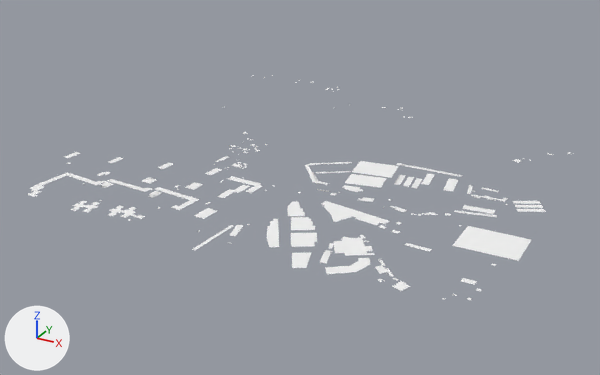
Renders of the glTF model MapData/meshes/bld_roof_2_3.glb from each side of a commit.
Both versions are drawn from a camera (50 mm lens) standing at (1316.0, -99.0, 803.0) and looking at (482.0, 1417.0, 45.0). Arrows for +X, +Y and +Z are at lower left; the lights stay in place. The picture after the commit comes second.

Names of what the first picture shows: 'geometry_0'.
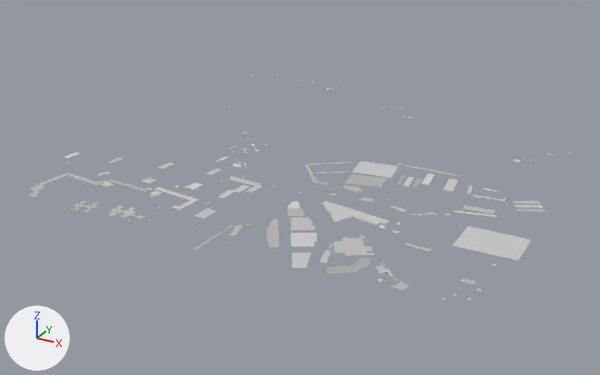
Changed parts and their boxes [x1, y1, x2, y2] in the pictures (600 x 375 px; the box of a moved part takes in the faces that stretch with it):
'geometry_0', recoloured, reshaped: [27, 75, 570, 300] in both
part 1 of me_geometry_0, rebuilt: before [142, 178, 157, 184]; after [142, 178, 156, 183]
part 2 of me_geometry_0, moved or reshaped: [64, 152, 80, 158] in both
part 3 of me_geometry_0, moved or reshaped: before [242, 144, 546, 212]; after [242, 144, 545, 212]
part 4 of me_geometry_0, moved or reshaped: before [320, 230, 432, 276]; after [320, 230, 431, 276]
part 5 of me_geometry_0, moved or reshaped: before [121, 207, 141, 219]; after [121, 207, 140, 218]

What changed in the scene script:
```text
Change mat_bld_roof:
    where n0 = _N.new('ShaderNodeBsdfPrincipled'); n0.name = 'Principled BSDF'
    remove n0.inputs[0].default_value = (1.0, 1.0, 1.0, 1.0)  # 'Base Color', white #ffffff
    add n2 = _N.new('ShaderNodeVertexColor'); n2.name = 'Color Attribute'
    add _L.new(n2.outputs[0], n0.inputs[0])  # 'Color' to 'Base Color'
Change me_geometry_0:
    used by ob_geometry_0; location = (0.0, 0.0, 0.0)
    verts and faces of me_geometry_0; kept vertices keep their numbers, new ones are numbered from 982
    before: 0 (82.0, 1115.0, 145.0) at pixel (67, 158), 1 (85.0, 1150.0, 145.0) at pixel (80, 153), 2 (71.0, 1152.0, 145.0) at pixel (76, 151), 3 (67.0, 1116.0, 145.0) at pixel (63, 156)
    remove me_geometry_0.from_pydata(...)  # 982 vertices, 616 faces; spans x 14.0..1034.0, y 964.0..1993.0, z 98.0..146.0
    add me_geometry_0.from_pydata(...)  # 983 vertices, 617 faces; spans x 14.0..1034.0, y 965.0..1993.0, z 98.0..146.0
    me_geometry_0 part 1: the loose piece of 4 vertices spanning x 239.0..266.0, y 1158.0..1185.0, z 107.0 is rebuilt with 4 vertices and now spans x 239.0..266.0, y 1159.0..1184.0, z 107.0
    me_geometry_0 part 2
    add delete_vertices([0, 2])  # with the faces that use them
    add verts[988] = (81.0, 1115.0, 145.0)  # pixel (67, 158)
    add verts[989] = (71.0, 1151.0, 145.0)  # pixel (76, 151)
    add faces += [(1, 3, 988), (1, 989, 3)]
    me_geometry_0 part 3
    25 vertices are removed from x 328.0..1023.0, y 1324.0..1464.0, z 103.0..127.0
    22 faces are deleted
    25 vertices are added at x 329.0..1023.0, y 1324.0..1463.0, z 103.0..127.0
    22 new faces join them
    me_geometry_0 part 4
    15 vertices are removed from x 721.0..889.0, y 1024.0..1209.0, z 103.0..111.0
    22 faces are deleted
    16 vertices are added at x 722.0..889.0, y 1024.0..1209.0, z 103.0..111.0
    23 new faces join them
    me_geometry_0 part 5
    3 vertices are removed from x 313.0..323.0, y 1028.0..1040.0, z 104.0
    10 faces are deleted
    3 vertices are added at (322.0, 1028.0, 104.0), (323.0, 1039.0, 104.0), (312.0, 1040.0, 104.0)
    10 new faces join them
    other edits to the shape of me_geometry_0 do not show in these pictures
```
